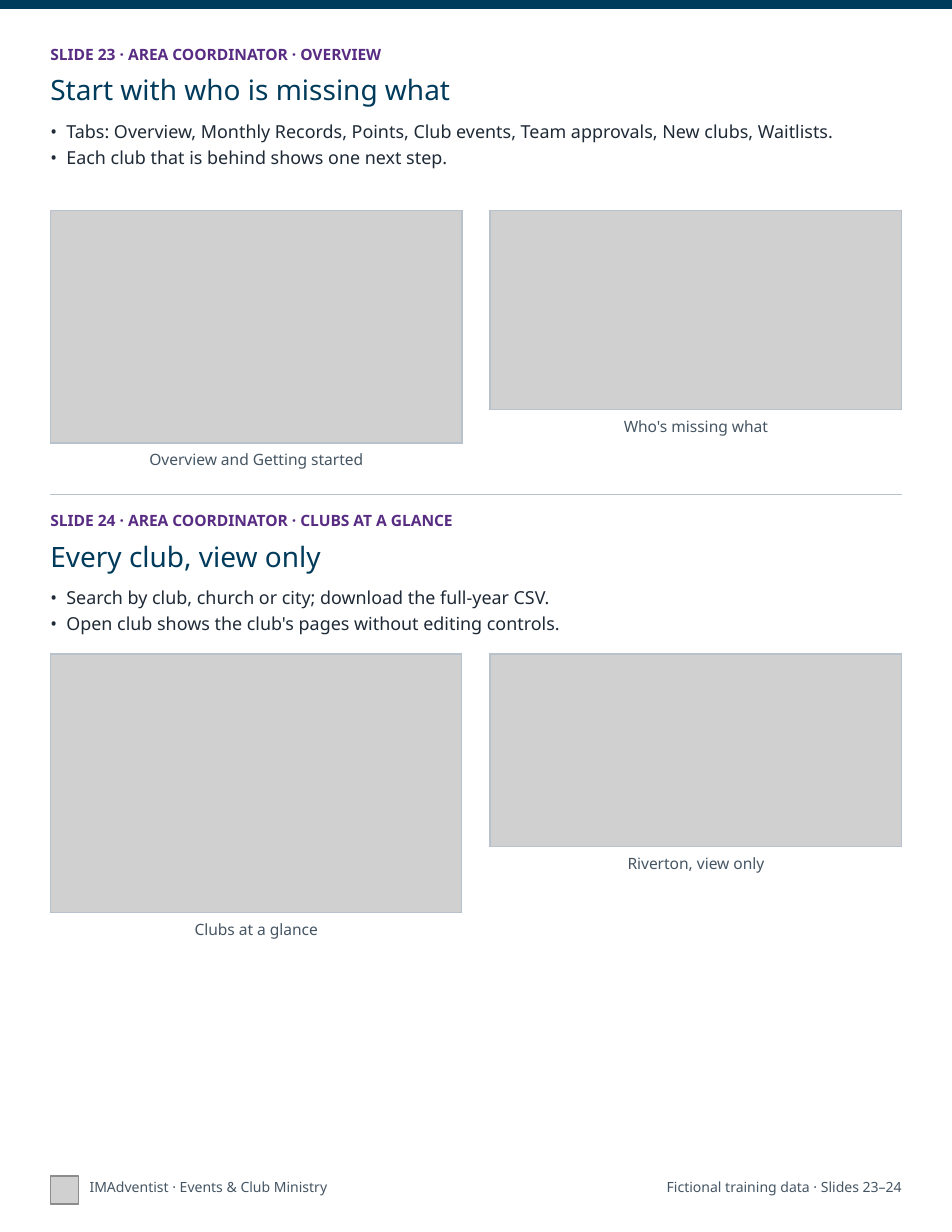
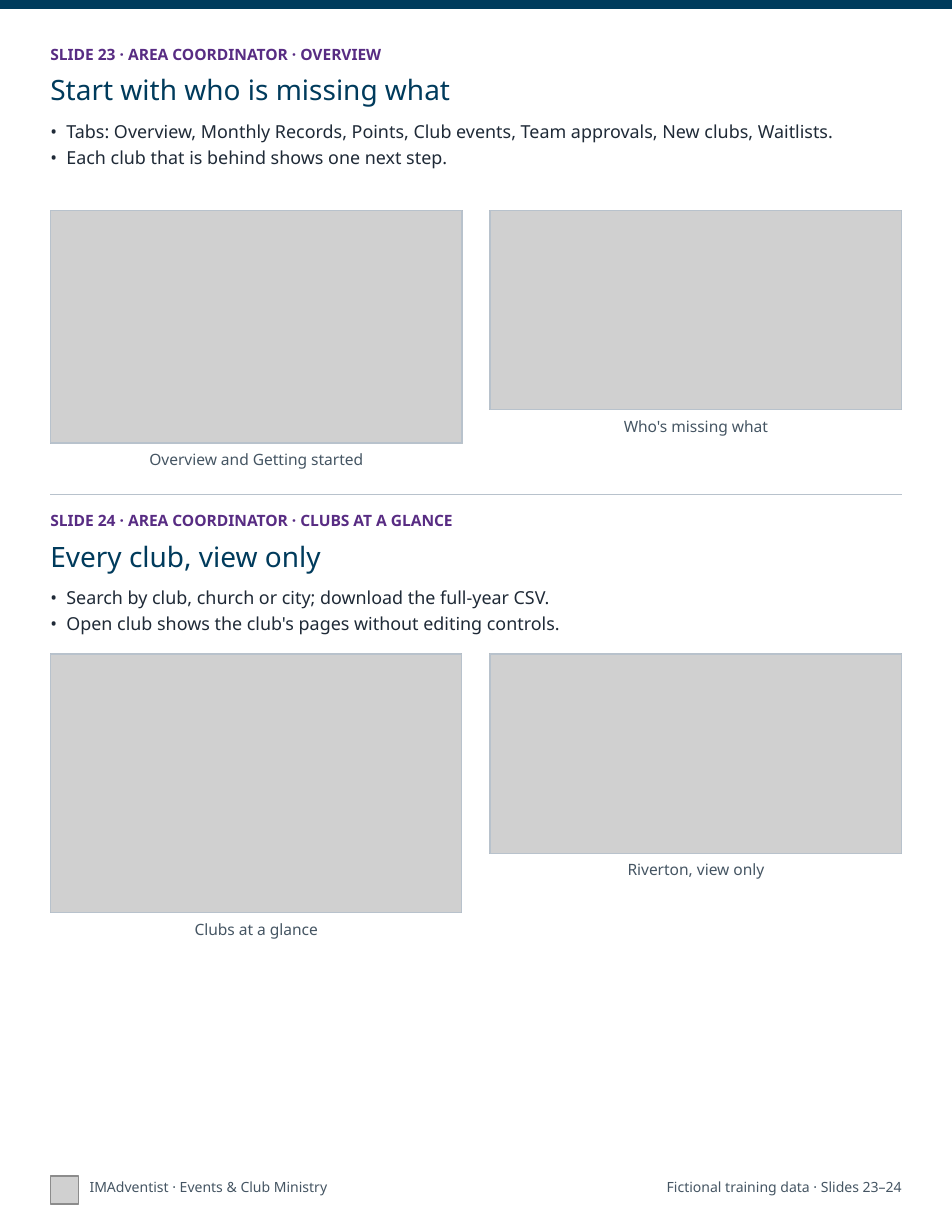
Before and after one commit to DurantTL/IMSDA-Events, a slide deck: slide 12 of docs/platform-documentation/2026-11-05/exports/IMAdventist-getting-started-print.pptx. Drawn at 952x1232 pixels with LibreOffice and Linux fonts; fonts in the diff are those of the drawing; grey boxes stand for pictures. Boxes give left, top, right and bottom in pixels: in the first picture for what was removed or moved away, otherwise in the second. Text is boxed around its words. In the diff, an @@ line names an element or a change of style, - is before the commit and + after.

```diff
--- a/docs/platform-documentation/2026-11-05/exports/IMAdventist-getting-started-print.pptx
+++ b/docs/platform-documentation/2026-11-05/exports/IMAdventist-getting-started-print.pptx
@@ picture: place and size @@
-picture at bbox=[491, 654, 902, 847]
+picture at bbox=[491, 654, 902, 853]
@@ rectangle: place and size @@
-rectangle at bbox=[491, 654, 902, 847]
+rectangle at bbox=[491, 654, 902, 853]
@@ text "Riverton, view only": place and size @@
-text "Riverton, view only" at bbox=[628, 857, 764, 873]
+text "Riverton, view only" at bbox=[628, 863, 764, 879]
```
Also in this commit, not shown: 3 other slides changed, 59 other files.
